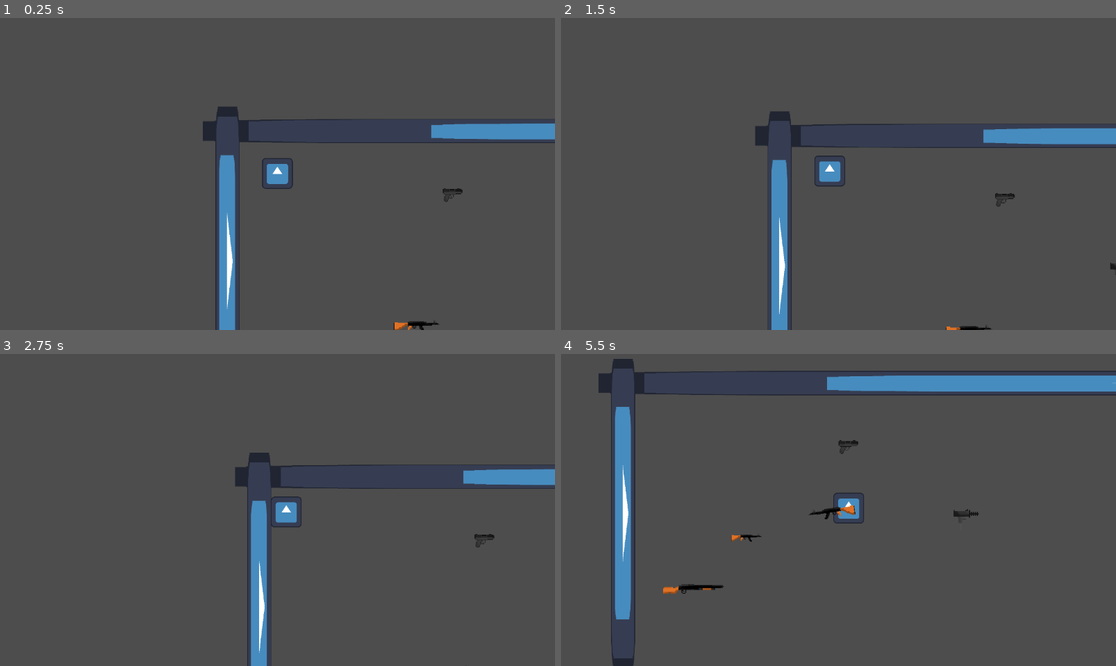
Above: before the commit, frames 1-4 (two rows, left to right).
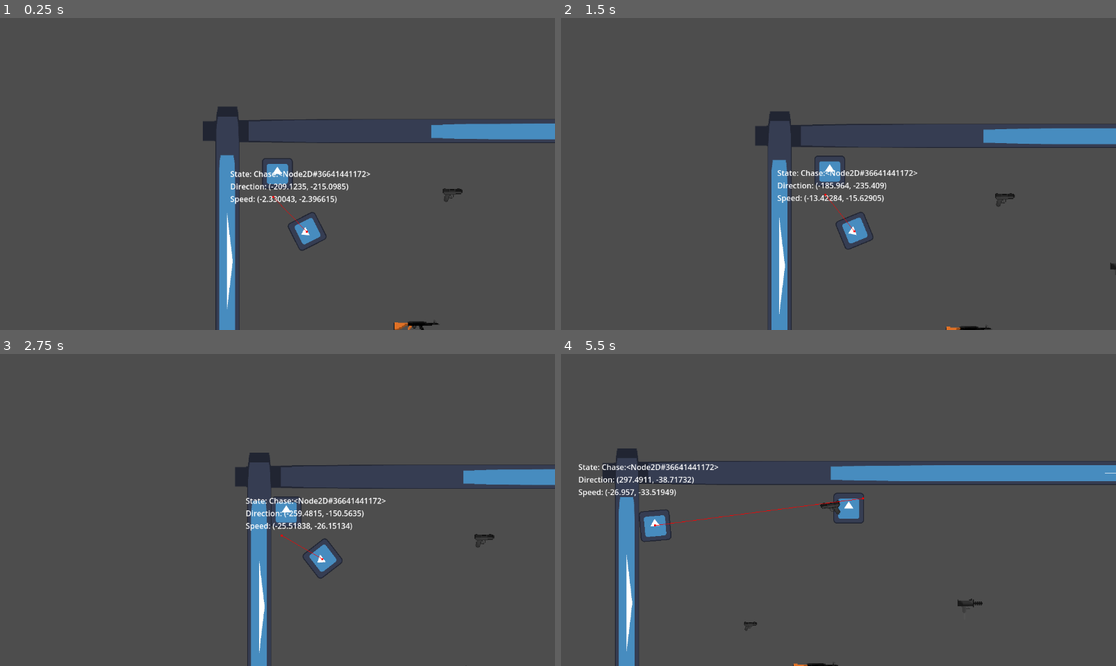
Above: after the commit, the same moments.

Repository: KarumGhag/Hitman4
Game: Godot game, scene res://World/world.tscn
The game is run twice, just before and just after one commit, with the same random seed, the same clock (stepped at 60 frames per second) and the same inputs. The engine's default icon, where the game draws it, is replaced by a stand-in: a white triangle on a blue panel in a dark square.
Inputs (mouse positions are in pixels of both pictures, inside the frame that each line leads up to):
- Up to frame 1 (0.25 s): no input
- Up to frame 2 (1.5 s): move the mouse to (810, 236) at 0.52 s; hold W (up) from 0.53 s (still down); tap Mouse wheel up (last) at 0.6 s; tap Mouse wheel down (next) at 0.8, 1.35 s; move the mouse to (1005, 220) at 1.27 s
- Up to frame 3 (2.75 s): click (444, 556) at 1.55 s; move the mouse to (111, 463) at 2.02 s; release W (up) at 2.03 s; press the mouse at (111, 463) at 2.03 s; hold A (left) from 2.03 s (still down); tap Mouse wheel up (last) at 2.3 s
- Up to frame 4 (5.5 s): move the mouse to (866, 510) at 2.77 s; release the mouse at (866, 510) at 2.78 s; tap Space (holster) at 2.85 s; tap Mouse wheel down (next) at 3.05, 4.35, 5.3 s; move the mouse to (755, 432) at 3.52 s; release A (left) at 3.53 s; press the mouse at (755, 432) at 3.53 s; hold S (down) 3.53-4.28 s; tap Mouse wheel up (last) at 3.6, 4.55 s; move the mouse to (960, 494) at 4.27 s; release the mouse at (960, 494) at 4.28 s; hold D (right) 4.28-5.03 s; move the mouse to (727, 525) at 5.02 s; hold W (up) from 5.03 s (still down); right-click (727, 525) at 5.1 s

The runs differ from the first frame. In frame 1, 1.0% of the frame differs, in the area x 41-67%, y 48-75%; in frame 2, 1.0%; in frame 3, 1.0%; in frame 4, 11%, in the area x 3-100%, y 1-100%.
Error before the commit: Cannot call method 'hide' on a null value. (res://InventorySystem/InventoryClass.gd:164)
Error after the commit: Cannot call method 'hide' on a null value. (res://InventorySystem/InventoryClass.gd:161)

Commit message:
made bullets collide with things that arent themself

Diff:
--- /dev/null
+++ b/Components/Damage/HealthComponent.gd
@@ -0,0 +1,30 @@
+extends Node
+
+class_name HealthComponent
+
+@export var parent : Node2D
+@export var maxHealth : float
+var currentHealth : float = maxHealth
+
+func _ready() -> void:
+	currentHealth = maxHealth
+
+	if parent == null:
+		print_debug("No parent")
+
+	if maxHealth == 0 or maxHealth == null:
+		print_debug("No max health")
+
+func damage(dmg : float) -> void:
+
+	currentHealth -= dmg
+
+	if currentHealth < 0:
+		if parent.has_method("die"):
+			parent.die()
+			return
+
+		die()
+
+func die() -> void:
+	parent.queue_free()
--- /dev/null
+++ b/Components/Damage/HealthComponent.tscn
@@ -0,0 +1,6 @@
+[gd_scene load_steps=2 format=3 uid="uid://cudxvodgdd6un"]
+
+[ext_resource type="Script" path="res://Components/Damage/HealthComponent.gd" id="1_rjuwr"]
+
+[node name="HealthComponent" type="Node2D"]
+script = ExtResource("1_rjuwr")
--- /dev/null
+++ b/Components/Damage/HitBoxComponent.gd
@@ -0,0 +1,15 @@
+extends Area2D
+
+class_name HitBoxComponent
+
+@export var healthComponent : HealthComponent
+@export var parent : Node2D
+
+@export var takeKB : bool = true
+
+func damage(attack : Attack) -> void:
+	if healthComponent != null:
+		healthComponent.damage(attack.damage)
+
+	if takeKB:
+		parent.velocity -= (global_position - attack.attackPos).normalized() * attack.knockback
--- /dev/null
+++ b/Components/Damage/HitBoxComponent.tscn
@@ -0,0 +1,6 @@
+[gd_scene load_steps=2 format=3 uid="uid://bs6cmxe0d3yld"]
+
+[ext_resource type="Script" path="res://Components/Damage/HitBoxComponent.gd" id="1_rx43k"]
+
+[node name="HitBoxComponent" type="Area2D"]
+script = ExtResource("1_rx43k")
--- a/Enemy/enemy.gd
+++ b/Enemy/enemy.gd
@@ -7,7 +7,15 @@
 
 @export var lineOFSight : RayCast2D
 
+## A node called this
+## This rotates some parts of it but not everything
 @export var toRotate : Node2D
+
+
+@export var debugLabel : Label
+var direction : Vector2
+
+@export var fsm : EnemyFSM
 
 func _process(_delta) -> void:
 	lineOFSight.target_position.x = getLOSVector().x
@@ -16,6 +24,13 @@
 	toRotate.look_at(player.global_position)
 
 	move_and_slide()
+
+	direction = fsm.currentState.direction
+
+	debugLabel.text = "State: " + str(fsm.currentState) + "\nDirection: " + str(direction) + "\nSpeed: " + str(velocity)
+	if fsm.currentState is WanderState:
+		debugLabel.text = "State: " + str(fsm.currentState) + "\nDirection: " + str(direction) + "\nSpeed: " + str(velocity) + "\nNextDir: " + str(fsm.currentState.pickDirTimer.time_left)
+
 
 func getLOSVector() -> Vector2:
 
--- a/Enemy/enemy.tscn
+++ /dev/null
@@ -1,55 +0,0 @@
-[gd_scene load_steps=7 format=3 uid="uid://s8o2fn2d2lu8"]
-
-[ext_resource type="Script" path="res://Enemy/enemy.gd" id="1_kxpf7"]
-[ext_resource type="Texture2D" uid="uid://jffjcag0lvea" path="res://Art/icon.svg" id="1_lnlic"]
-[ext_resource type="Script" path="res://EnemyFSM/EnemyFSM.gd" id="3_o2xvu"]
-[ext_resource type="Script" path="res://EnemyFSM/Chase.gd" id="4_ojp4u"]
-
-[sub_resource type="RectangleShape2D" id="RectangleShape2D_iuvow"]
-size = Vector2(220, 202)
-
-[sub_resource type="CircleShape2D" id="CircleShape2D_v5i00"]
-radius = 33.2415
-
-[node name="Enemy" type="CharacterBody2D" node_paths=PackedStringArray("nav", "lineOFSight", "toRotate")]
-motion_mode = 1
-wall_min_slide_angle = 0.0174533
-script = ExtResource("1_kxpf7")
-nav = NodePath("Navigation")
-lineOFSight = NodePath("LOSRay")
-toRotate = NodePath("ToRotate")
-
-[node name="ToRotate" type="Node2D" parent="."]
-
-[node name="enemyFace" type="Sprite2D" parent="ToRotate"]
-position = Vector2(0, 1)
-scale = Vector2(0.5, 0.5)
-texture = ExtResource("1_lnlic")
-
-[node name="Sight" type="Area2D" parent="ToRotate"]
-
-[node name="CollisionShape2D" type="CollisionShape2D" parent="ToRotate/Sight"]
-position = Vector2(109, 0)
-shape = SubResource("RectangleShape2D_iuvow")
-
-[node name="EnemyCollider" type="CollisionShape2D" parent="."]
-position = Vector2(0, 1)
-shape = SubResource("CircleShape2D_v5i00")
-
-[node name="LOSRay" type="RayCast2D" parent="."]
-target_position = Vector2(50, 0)
-
-[node name="Navigation" type="NavigationAgent2D" parent="."]
-avoidance_enabled = true
-debug_enabled = true
-
-[node name="FSM" type="Node2D" parent="." node_paths=PackedStringArray("currentState")]
-script = ExtResource("3_o2xvu")
-currentState = NodePath("Chase")
-
-[node name="Chase" type="Node2D" parent="FSM" node_paths=PackedStringArray("chaseState", "body", "lineOFSight")]
-scale = Vector2(1.02166, 0.980831)
-script = ExtResource("4_ojp4u")
-chaseState = NodePath(".")
-body = NodePath("../..")
-lineOFSight = NodePath("../../LOSRay")
--- a/EnemyFSM/EnemyFSM.gd
+++ b/EnemyFSM/EnemyFSM.gd
@@ -5,17 +5,18 @@
 @export var currentState : EnemyState
 
 func _ready():
-    currentState.onEnter()
+	currentState.onEnter()
 
 func _process(delta) -> void:
-    currentState.state_process(delta)
-    if currentState.nextState != null:
-        changeState(currentState.newState)
+
+	currentState.state_process(delta)
+	if currentState.nextState != null:
+		changeState(currentState.newState)
 
 func changeState(newState) -> void:
-    if currentState != null:
-        currentState.newState = null
-        currentState.onExit()
+	if currentState != null:
+		currentState.newState = null
+		currentState.onExit()
 
-    currentState = newState
-    currentState.onEnter()
+	currentState = newState
+	currentState.onEnter()
--- a/EnemyFSM/EnState.gd
+++ b/EnemyFSM/EnemyState.gd
@@ -9,6 +9,21 @@
 
 @export var lineOFSight : RayCast2D
 
+var player : Player
+var nav : NavigationAgent2D
+
+
+#Movement stats
+var direction : Vector2 = Vector2.ZERO
+@export var speed : float = 300
+@export var accel : float = 0.08
+
+var steering : Vector2
+var mass : float = 100
+
+var velocity : Vector2
+var global_position : Vector2
+
 
 func onExit() -> void:
 	pass
--- a/EnemyFSM/Chase.gd
+++ b/EnemyFSM/States/Chase.gd
@@ -4,8 +4,6 @@
 
 
 #State managment
-
-var player : Player
 var targetOffset : Vector2
 var offsetRange : int = 70
 
@@ -40,17 +38,7 @@
 	targetOffset = Vector2(randi_range(-offsetRange, offsetRange), randi_range(-offsetRange, offsetRange))
 
 
-var speed : float = 300
-var accel : float = 0.08
 
-var steering : Vector2
-var mass : float = 5
-
-var nav : NavigationAgent2D
-var direction : Vector2 = Vector2.ZERO
-
-var velocity : Vector2
-var global_position : Vector2
 
 func state_process(_delta) -> void:
 	global_position = body.global_position
--- /dev/null
+++ b/EnemyFSM/States/Wander.gd
@@ -0,0 +1,44 @@
+extends EnemyState
+
+class_name WanderState
+
+var reachedTarget : bool = true
+
+var pickDirTimer : Timer
+var newDirTime : float = 5
+@export var directionRay : RayCast2D
+
+func onEnter() -> void:
+	nav = body.nav
+	player = body.player
+
+	pickDirTimer = Timer.new()
+	pickDirTimer.autostart = true
+	pickDirTimer.one_shot = false
+	pickDirTimer.wait_time = newDirTime
+	pickDirTimer.start(newDirTime)
+
+	add_child(pickDirTimer)
+
+	pickDirTimer.connect("timeout", newDir)
+
+	if direction == Vector2.ZERO:
+		newDir()
+
+func onExit() -> void:
+	pickDirTimer.queue_free()
+
+func state_process(delta) -> void:
+
+	#calc for steering smoothley
+	steering = (direction - velocity) / mass
+	velocity += steering
+
+	#basically move and slide()
+	body.velocity = velocity
+
+	print(pickDirTimer.time_left)
+
+func newDir() -> void:
+	direction = Vector2(randf_range(-10, 10), randf_range(-10, 10))
+	direction = direction.normalized() * speed
--- /dev/null
+++ b/GunSystem/Attack.gd
@@ -0,0 +1,5 @@
+class_name Attack
+
+var damage : float
+var knockback : float
+var attackPos : Vector2
--- a/GunSystem/BulletVisuals/bullet_trail.tscn
+++ b/GunSystem/BulletVisuals/bullet_trail.tscn
@@ -4,7 +4,7 @@
 
 [sub_resource type="Curve" id="Curve_3gtio"]
 max_value = 7.0
-_data = [Vector2(0.00561798, 6.84615), 0.0, 0.0, 0, 0, Vector2(1, 0), 0.0, 0.0, 0, 0]
+_data = [Vector2(0, 1.69231), 0.0, 0.0, 0, 0, Vector2(1, 0), 0.0, 0.0, 0, 0]
 point_count = 2
 
 [sub_resource type="Gradient" id="Gradient_adh82"]
--- a/GunSystem/BulletVisuals/impact.tscn
+++ b/GunSystem/BulletVisuals/impact.tscn
@@ -5,25 +5,25 @@
 [sub_resource type="Curve" id="Curve_gh3ox"]
 min_value = 1.0
 max_value = 10.0
-_data = [Vector2(0, 10), 0.0, 0.0, 0, 0, Vector2(1, 0), 0.0, 0.0, 0, 0]
+_data = [Vector2(0.00561798, 3.27472), 0.0, 0.0, 0, 0, Vector2(1, 1), 0.0, 0.0, 0, 0]
 point_count = 2
 
 [sub_resource type="Gradient" id="Gradient_e6mx0"]
-offsets = PackedFloat32Array(0, 0.373333)
+offsets = PackedFloat32Array(0, 0.606667)
 colors = PackedColorArray(1, 0, 0, 1, 1, 1, 0, 1)
 
 [node name="impact" type="CPUParticles2D"]
 emitting = false
-amount = 150
+amount = 75
 lifetime = 0.5
 one_shot = true
 explosiveness = 1.0
 randomness = 1.0
 lifetime_randomness = 1.0
-spread = 180.0
-gravity = Vector2(0, 50)
+spread = 100.0
+gravity = Vector2(0, 0)
 initial_velocity_min = 150.0
-initial_velocity_max = 250.0
+initial_velocity_max = 300.0
 scale_amount_curve = SubResource("Curve_gh3ox")
 color_ramp = SubResource("Gradient_e6mx0")
 script = ExtResource("1_6dtjp")
--- a/GunSystem/Bullets/Bullet.tscn
+++ b/GunSystem/Bullets/Bullet.tscn
@@ -7,9 +7,14 @@
 [sub_resource type="RectangleShape2D" id="RectangleShape2D_4d12m"]
 size = Vector2(12, 10)
 
-[node name="Bullet" type="CharacterBody2D" node_paths=PackedStringArray("hitbox")]
+[sub_resource type="RectangleShape2D" id="RectangleShape2D_pcv0m"]
+size = Vector2(10, 8)
+
+[node name="Bullet" type="CharacterBody2D" node_paths=PackedStringArray("hitbox", "selfCollider")]
+collision_mask = 2
 script = ExtResource("1_dflsj")
 hitbox = NodePath("hitbox")
+selfCollider = NodePath("BulletCollider")
 impact = ExtResource("2_sbq27")
 
 [node name="Icon" type="Sprite2D" parent="."]
@@ -21,3 +26,6 @@
 
 [node name="CollisionShape2D" type="CollisionShape2D" parent="hitbox"]
 shape = SubResource("RectangleShape2D_4d12m")
+
+[node name="BulletCollider" type="CollisionShape2D" parent="."]
+shape = SubResource("RectangleShape2D_pcv0m")
--- a/GunSystem/Bullets/BulletClass.gd
+++ b/GunSystem/Bullets/BulletClass.gd
@@ -20,9 +20,12 @@
 
 @export var impact : PackedScene
 
+var knockback : float
+
 func _ready() -> void:
 	originPoint = global_position
 	hitbox.connect("body_entered", hitBoxBody)
+	hitbox.connect("area_entered", hitBoxArea)
 
 	velocity = speed * direction
 
@@ -37,6 +40,7 @@
 
 	move_and_slide()
 
+
 	#Doesnt work fully - might remove bounces from bullets
 
 	#var collision = move_and_collide(velocity * delta)
@@ -50,20 +54,41 @@
 
 
 func hitBoxBody(body) -> void:
-	if body == self:
+
+	var tempVel : Vector2 = velocity
+	velocity = Vector2.ZERO
+	print(velocity)
+	if body is BulletClass:
+		velocity = tempVel
 		return
 
+
 	killParticles()
-
 	queue_free()
 
+func hitBoxArea(area) -> void:
+	if area is HitBoxComponent:
+		killParticles()
+
+		var attack : Attack = Attack.new()
+
+		attack.damage = damage
+		attack.knockback = knockback
+		attack.attackPos = global_position
+
+		area.damage(attack)
+
+
+
+		queue_free()
+
 func killParticles() -> void:
-	if bulletTrail != null:
-		bulletTrail.kill = true
-
 	if impact != null:
 		var impactInst = impact.instantiate()
 		impactInst.emitting = true
 		impactInst.global_position = global_position
+		impactInst.direction = -direction
+		get_tree().get_root().add_child(impactInst)
 
-		get_tree().get_root().add_child(impactInst)
+	if bulletTrail != null:
+		bulletTrail.kill = true
--- /dev/null
+++ b/GunSystem/Bullets/enemy.tscn
@@ -0,0 +1,96 @@
+[gd_scene load_steps=11 format=3 uid="uid://s8o2fn2d2lu8"]
+
+[ext_resource type="Script" path="res://Enemy/enemy.gd" id="1_kxpf7"]
+[ext_resource type="Texture2D" uid="uid://jffjcag0lvea" path="res://Art/icon.svg" id="1_lnlic"]
+[ext_resource type="PackedScene" uid="uid://cudxvodgdd6un" path="res://Components/Damage/HealthComponent.tscn" id="2_fdguf"]
+[ext_resource type="Script" path="res://EnemyFSM/EnemyFSM.gd" id="3_o2xvu"]
+[ext_resource type="Script" path="res://EnemyFSM/States/Chase.gd" id="4_ojp4u"]
+[ext_resource type="Script" path="res://EnemyFSM/States/Wander.gd" id="5_tvlga"]
+[ext_resource type="PackedScene" uid="uid://bs6cmxe0d3yld" path="res://Components/Damage/HitBoxComponent.tscn" id="6_1xa7e"]
+
+[sub_resource type="RectangleShape2D" id="RectangleShape2D_iuvow"]
+size = Vector2(220, 202)
+
+[sub_resource type="CircleShape2D" id="CircleShape2D_v5i00"]
+radius = 33.2415
+
+[sub_resource type="RectangleShape2D" id="RectangleShape2D_8fq8t"]
+size = Vector2(67, 69)
+
+[node name="Enemy" type="CharacterBody2D" node_paths=PackedStringArray("nav", "lineOFSight", "toRotate", "debugLabel", "fsm")]
+motion_mode = 1
+wall_min_slide_angle = 0.0174533
+script = ExtResource("1_kxpf7")
+nav = NodePath("Navigation")
+lineOFSight = NodePath("LOSRay")
+toRotate = NodePath("ToRotate")
+debugLabel = NodePath("Debug")
+fsm = NodePath("FSM")
+
+[node name="ToRotate" type="Node2D" parent="."]
+
+[node name="enemyFace" type="Sprite2D" parent="ToRotate"]
+position = Vector2(0, 1)
+scale = Vector2(0.5, 0.5)
+texture = ExtResource("1_lnlic")
+
+[node name="Sight" type="Area2D" parent="ToRotate"]
+
+[node name="CollisionShape2D" type="CollisionShape2D" parent="ToRotate/Sight"]
+position = Vector2(109, 0)
+shape = SubResource("RectangleShape2D_iuvow")
+
+[node name="DirectionRay" type="RayCast2D" parent="ToRotate"]
+target_position = Vector2(81, 0)
+
+[node name="EnemyCollider" type="CollisionShape2D" parent="."]
+position = Vector2(0, 1)
+shape = SubResource("CircleShape2D_v5i00")
+
+[node name="LOSRay" type="RayCast2D" parent="."]
+target_position = Vector2(50, 0)
+
+[node name="Navigation" type="NavigationAgent2D" parent="."]
+avoidance_enabled = true
+debug_enabled = true
+
+[node name="FSM" type="Node2D" parent="." node_paths=PackedStringArray("currentState")]
+script = ExtResource("3_o2xvu")
+currentState = NodePath("Chase")
+
+[node name="Chase" type="Node2D" parent="FSM" node_paths=PackedStringArray("chaseState", "body", "lineOFSight")]
+scale = Vector2(1.02166, 0.980831)
+script = ExtResource("4_ojp4u")
+chaseState = NodePath(".")
+body = NodePath("../..")
+lineOFSight = NodePath("../../LOSRay")
+
+[node name="Wander" type="Node2D" parent="FSM" node_paths=PackedStringArray("directionRay", "chaseState", "body", "lineOFSight")]
+script = ExtResource("5_tvlga")
+directionRay = NodePath("../../ToRotate/DirectionRay")
+chaseState = NodePath("../Chase")
+body = NodePath("../..")
+lineOFSight = NodePath("../../LOSRay")
+speed = 0.0
+
+[node name="HealthComponent" parent="." node_paths=PackedStringArray("parent") instance=ExtResource("2_fdguf")]
+parent = NodePath("..")
+maxHealth = 250.0
+
+[node name="HitBoxComponent" parent="." node_paths=PackedStringArray("healthComponent", "parent") instance=ExtResource("6_1xa7e")]
+healthComponent = NodePath("../HealthComponent")
+parent = NodePath("..")
+
+[node name="CollisionShape2D" type="CollisionShape2D" parent="HitBoxComponent"]
+position = Vector2(-0.5, 1.5)
+shape = SubResource("RectangleShape2D_8fq8t")
+
+[node name="Debug" type="Label" parent="."]
+offset_left = -159.0
+offset_top = -132.0
+offset_right = -111.0
+offset_bottom = -83.0
+text = "State
+Speed
+Direction
+"
--- a/GunSystem/GunClass.gd
+++ b/GunSystem/GunClass.gd
@@ -9,6 +9,11 @@
 @export var shootVectorPoint : Node2D
 
 @export_group("Stats")
+
+@export var damage : float
+@export var bulletSpeed : float = 1000
+@export var knockback : float
+
 #basic gun stats
 @export var auto : bool
 @export var shotgun : bool
@@ -30,8 +35,6 @@
 ## How many times the bullet will bounce
 @export var bulletBounces : int = 1
 
-@export var damage : float
-@export var bulletSpeed : float = 1000
 
 @export_subgroup("reload")
 ## max bullets
@@ -116,6 +119,7 @@
 		bulletInstance.damage = damage
 		bulletInstance.bounces = bulletBounces
 		bulletInstance.speed = bulletSpeed
+		bulletInstance.knockback = knockback
 
 
 
--- a/GunSystem/Guns/Glock.tscn
+++ b/GunSystem/Guns/Glock.tscn
@@ -52,8 +52,9 @@
 shootPoint = NodePath("ShootPoint")
 animationPlayer = NodePath("AnimationPlayer")
 shootVectorPoint = NodePath("ShootVectorPoint")
-damage = 100.0
+damage = 25.0
 bulletSpeed = 1500.0
+knockback = 100.0
 bulletTrail = ExtResource("3_rudob")
 itemName = "Pistol"
 pickUpArea = NodePath("PickupArea")
@@ -66,7 +67,7 @@
 shape = SubResource("CircleShape2D_gkvrw")
 
 [node name="ShootPoint" type="Node2D" parent="."]
-position = Vector2(27, -7)
+position = Vector2(37, -7)
 
 [node name="AnimationPlayer" type="AnimationPlayer" parent="."]
 libraries = {
--- a/GunSystem/Guns/Remington.tscn
+++ b/GunSystem/Guns/Remington.tscn
@@ -37,14 +37,15 @@
 shootPoint = NodePath("ShootPoint")
 animationPlayer = NodePath("AnimationPlayer")
 shootVectorPoint = NodePath("ShootVectorPoint")
+damage = 10.0
+bulletSpeed = 1200.0
+knockback = 10.0
 auto = true
 shotgun = true
 fireCoolDown = 0.5
 fireDistance = 1000.0
 spread = 0.2
 multiBulletNum = 7
-damage = 100.0
-bulletSpeed = 1200.0
 magSize = 10
 shakeAmount = 15.0
 bulletTrail = ExtResource("3_8qkbq")
--- a/GunSystem/Guns/ak47.tscn
+++ b/GunSystem/Guns/ak47.tscn
@@ -36,10 +36,10 @@
 shootPoint = NodePath("ShootPoint")
 animationPlayer = NodePath("AnimationPlayer")
 shootVectorPoint = NodePath("ShootVectorPoint")
+damage = 50.0
+bulletSpeed = 2000.0
 auto = true
 bulletBounces = 0
-damage = 100.0
-bulletSpeed = 2000.0
 magSize = 32
 bulletTrail = ExtResource("3_ush6h")
 itemName = "AK47"
--- a/GunSystem/Guns/uzi.tscn
+++ b/GunSystem/Guns/uzi.tscn
@@ -40,7 +40,8 @@
 fireCoolDown = 0.05
 damage = 10.0
 bulletSpeed = 2000.0
-magSize = 80
+magSize = 20
+reloadTime = 1.0
 bulletTrail = ExtResource("3_ol03e")
 pickUpArea = NodePath("PickupArea")
 image = NodePath("Sprite2D")
--- a/InventorySystem/InventoryClass.gd
+++ b/InventorySystem/InventoryClass.gd
@@ -26,9 +26,6 @@
 		if inventory[i] != null:
 			currentItem = inventory[i]
 			break
-
-	for i in range(len(itemShowers)):
-		print(itemShowers[i])
 
 
 
@@ -184,6 +181,5 @@
 
 	#shows all items
 
-	print(inventory[next])
 	nextItemUI.texture = inventory[next].inventoryImage
 	previousItemUI.texture = inventory[previous].inventoryImage
--- a/Player/player.tscn
+++ b/Player/player.tscn
@@ -6,12 +6,11 @@
 [sub_resource type="RectangleShape2D" id="RectangleShape2D_tf50w"]
 size = Vector2(62, 62)
 
-[node name="Player" type="CharacterBody2D" node_paths=PackedStringArray("holder", "holderRotater", "cam")]
+[node name="Player" type="CharacterBody2D" node_paths=PackedStringArray("holder", "holderRotater")]
 script = ExtResource("1_4eru0")
 accel = 0.6
 holder = NodePath("ItemHolderRotater/ItemHolder")
 holderRotater = NodePath("ItemHolderRotater")
-cam = NodePath("")
 
 [node name="Icon" type="Sprite2D" parent="."]
 position = Vector2(0, -1)
--- a/World/world.tscn
+++ b/World/world.tscn
@@ -7,11 +7,12 @@
 [ext_resource type="PackedScene" uid="uid://dy1jcrh400c5i" path="res://GunSystem/Guns/Remington.tscn" id="5_gmdp7"]
 [ext_resource type="PackedScene" uid="uid://c6q2stvu2jesg" path="res://GunSystem/Guns/uzi.tscn" id="6_erjig"]
 [ext_resource type="Script" path="res://Player/Camera.gd" id="7_f2yqc"]
+[ext_resource type="PackedScene" uid="uid://s8o2fn2d2lu8" path="res://GunSystem/Bullets/enemy.tscn" id="8_og20w"]
 
 [sub_resource type="NavigationPolygon" id="NavigationPolygon_cpu4h"]
-vertices = PackedVector2Array(1811.09, 15.9609, 861.75, 206, 861.75, 136, -158.063, 9.03125, 231, 136, -165.93, 1246.42, 231, 760.5, 1821.9, 1137.53, 301, 760.5, 301, 206)
-polygons = Array[PackedInt32Array]([PackedInt32Array(0, 1, 2), PackedInt32Array(3, 0, 2, 4), PackedInt32Array(5, 3, 4, 6), PackedInt32Array(7, 5, 6, 8), PackedInt32Array(0, 7, 8, 1), PackedInt32Array(1, 8, 9)])
-outlines = Array[PackedVector2Array]([PackedVector2Array(1821, 6, 1832, 1147, -176, 1257, -168, -1)])
+vertices = PackedVector2Array(7073.3, -2027.82, 6658.64, 4256, 861.75, 224, 861.75, 118, -2602.08, 4256, 301, 760.5, -2649.92, -1868.16, 237.25, 118, 237.25, 136, 195, 136, 195, 760.5, 301, 224)
+polygons = Array[PackedInt32Array]([PackedInt32Array(0, 1, 2, 3), PackedInt32Array(2, 1, 4, 5), PackedInt32Array(6, 0, 3, 7), PackedInt32Array(7, 8, 9, 6), PackedInt32Array(4, 6, 9, 10), PackedInt32Array(5, 11, 2), PackedInt32Array(5, 4, 10)])
+outlines = Array[PackedVector2Array]([PackedVector2Array(7084, -2038, 6668, 4266, -2612, 4266, -2660, -1878)])
 
 [sub_resource type="RectangleShape2D" id="RectangleShape2D_l6hoe"]
 size = Vector2(120.9, 34.4007)
@@ -77,3 +78,8 @@
 
 [node name="Uzi" parent="." instance=ExtResource("6_erjig")]
 position = Vector2(943, 442)
+knockback = 10.0
+
+[node name="Enemy" parent="." node_paths=PackedStringArray("player") instance=ExtResource("8_og20w")]
+position = Vector2(408, 373)
+player = NodePath("../Player")
--- a/project.godot
+++ b/project.godot
@@ -23,9 +23,21 @@
 
 InventorySystem="*res://InventorySystem/Inventory.tscn"
 
+[display]
+
+window/size/mode=1
+
 [editor_plugins]
 
 enabled=PackedStringArray("res://addons/AsepriteWizard/plugin.cfg")
+
+[file_customization]
+
+folder_colors={
+"res://Art/ASP_Guns/": "blue",
+"res://Art/PNG_Guns/": "red",
+"res://Components/Damage/": "teal"
+}
 
 [input]
 
Binary file removed: Art/ASP_Guns/GoodClouds.aseprite
Not shown, removed: Art/ASP_Guns/GoodClouds.aseprite.import
Not shown: 1 places in GunSystem/Bullets/Bullet.tscn that only renumber resources
Not shown: 1 places in World/world.tscn that only renumber resources
